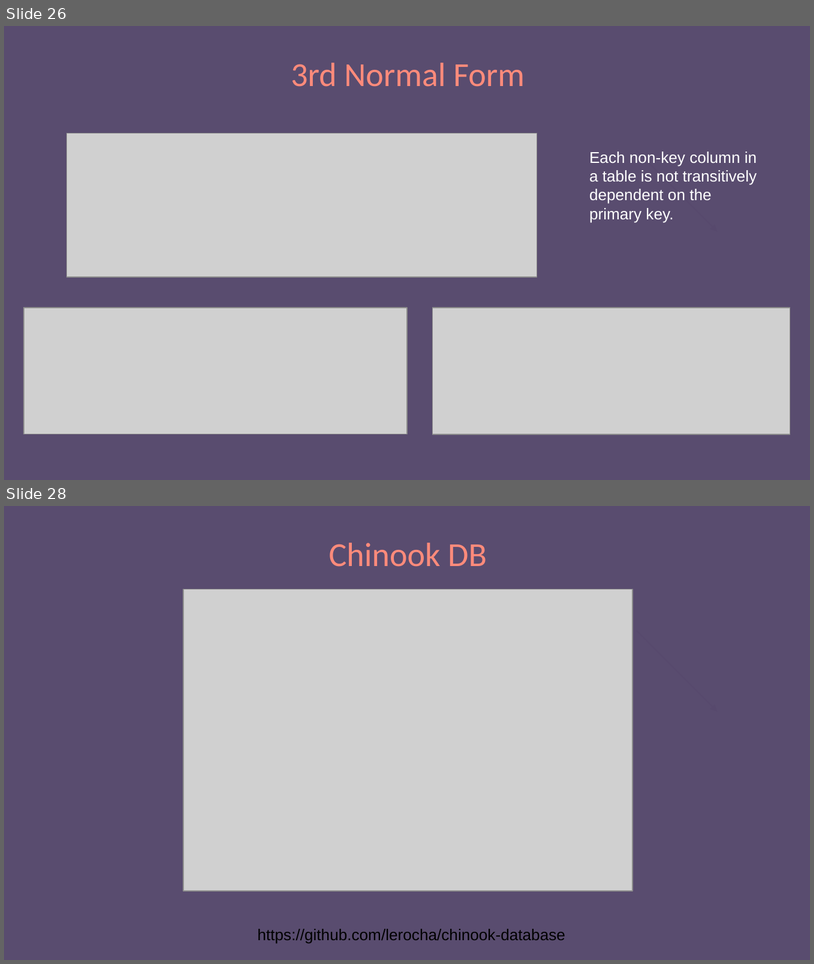
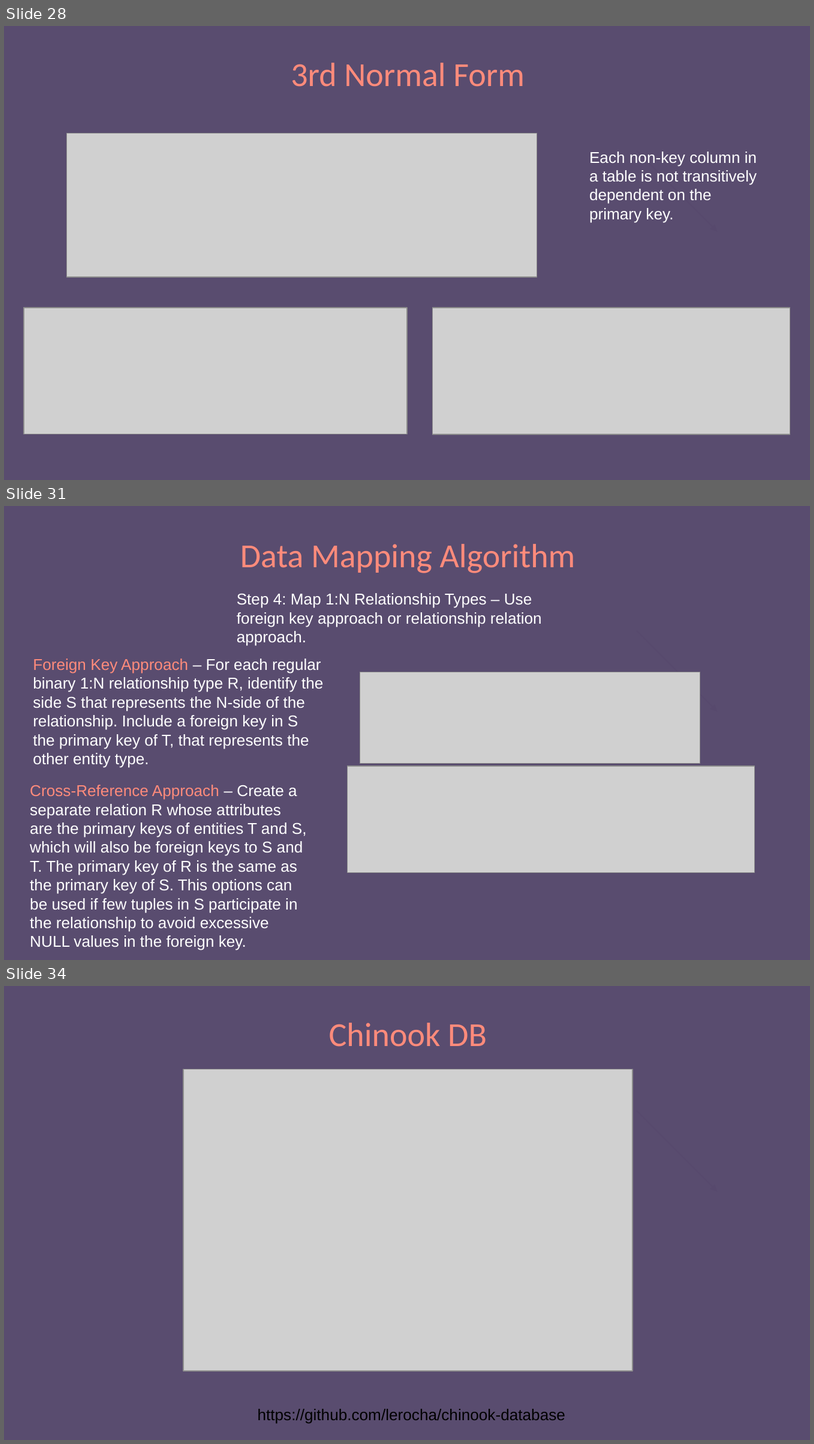
Before and after one commit to 250407-NET-FS/other-trainer-code, a slide deck: Resources-Notes-Ppts/SQL/SQL.pptx. Shown one above the other, each under a label of ours: slides 26 and 28 before the commit, slides 28, 31 and 34 after it; the slides between them are not shown. The pictures are 814x964 and 814x1444 pixels, drawn with LibreOffice and Linux fonts; fonts in the diff are those of the drawing; grey boxes stand for pictures. Boxes give left, top, right and bottom in pixels: in the first picture for what was removed or moved away, otherwise in the second. Text is boxed around its words. In the diff, an @@ line names an element or a change of style, - is before the commit and + after.

```diff
--- a/Resources-Notes-Ppts/SQL/SQL.pptx
+++ b/Resources-Notes-Ppts/SQL/SQL.pptx
@@ slide 31 added at bbox=[4, 506, 810, 960], background #594C6F @@
@@ title added at bbox=[240, 544, 576, 573], 30 pt, text #FF8B7B @@
+Data Mapping Algorithm
@@ text added at bbox=[237, 593, 542, 646], 14 pt, text #FFFFFF @@
+Step 4: Map 1:N Relationship Types – Use foreign key approach or relationship relation approach.
@@ arrow added from (637, 631) to (717, 712), #57496D 0.75 pt @@
@@ text added at bbox=[33, 658, 323, 768], 14 pt, text #FFFFFF @@
+Foreign Key Approach – For each regular binary 1:N relationship type R, identify the side S that represents the N-side of the relationship. Include a foreign key in S the primary key of T, that represents the other entity type.
@@ picture added at bbox=[360, 672, 701, 763] @@
@@ picture added at bbox=[348, 766, 755, 872] @@
@@ text added at bbox=[30, 784, 307, 950], 14 pt, text #FFFFFF @@
+Cross-Reference Approach – Create a separate relation R whose attributes are the primary keys of entities T and S, which will also be foreign keys to S and T. The primary key of R is the same as the primary key of S. This options can be used if few tuples in S participate in the relationship to avoid excessive NULL values in the foreign key.
@@ what was slide 26 is now slide 28 @@
@@ what was slide 28 is now slide 34 @@
```
Also in this commit, not shown: 2 slides changed, 5 other slides added.
